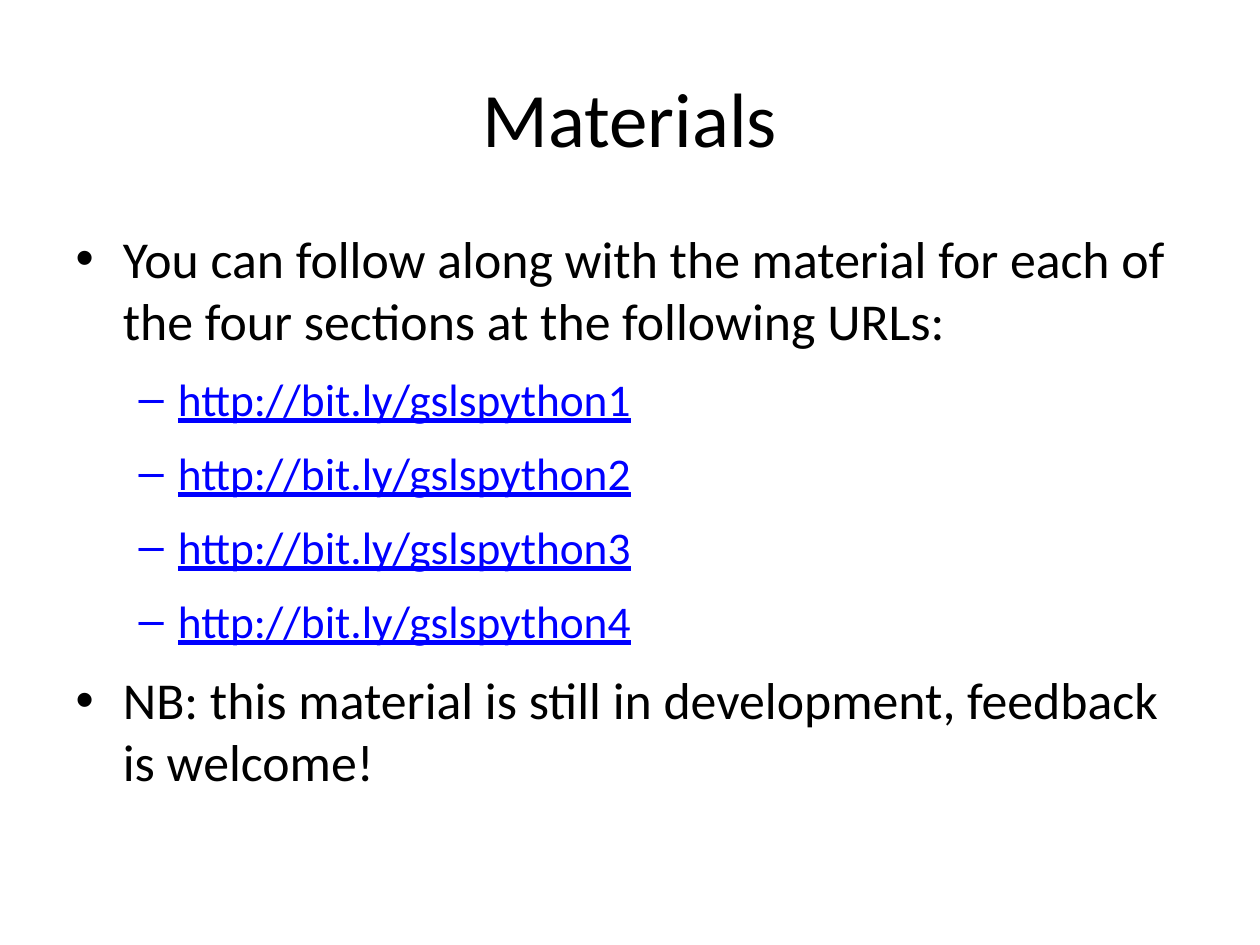
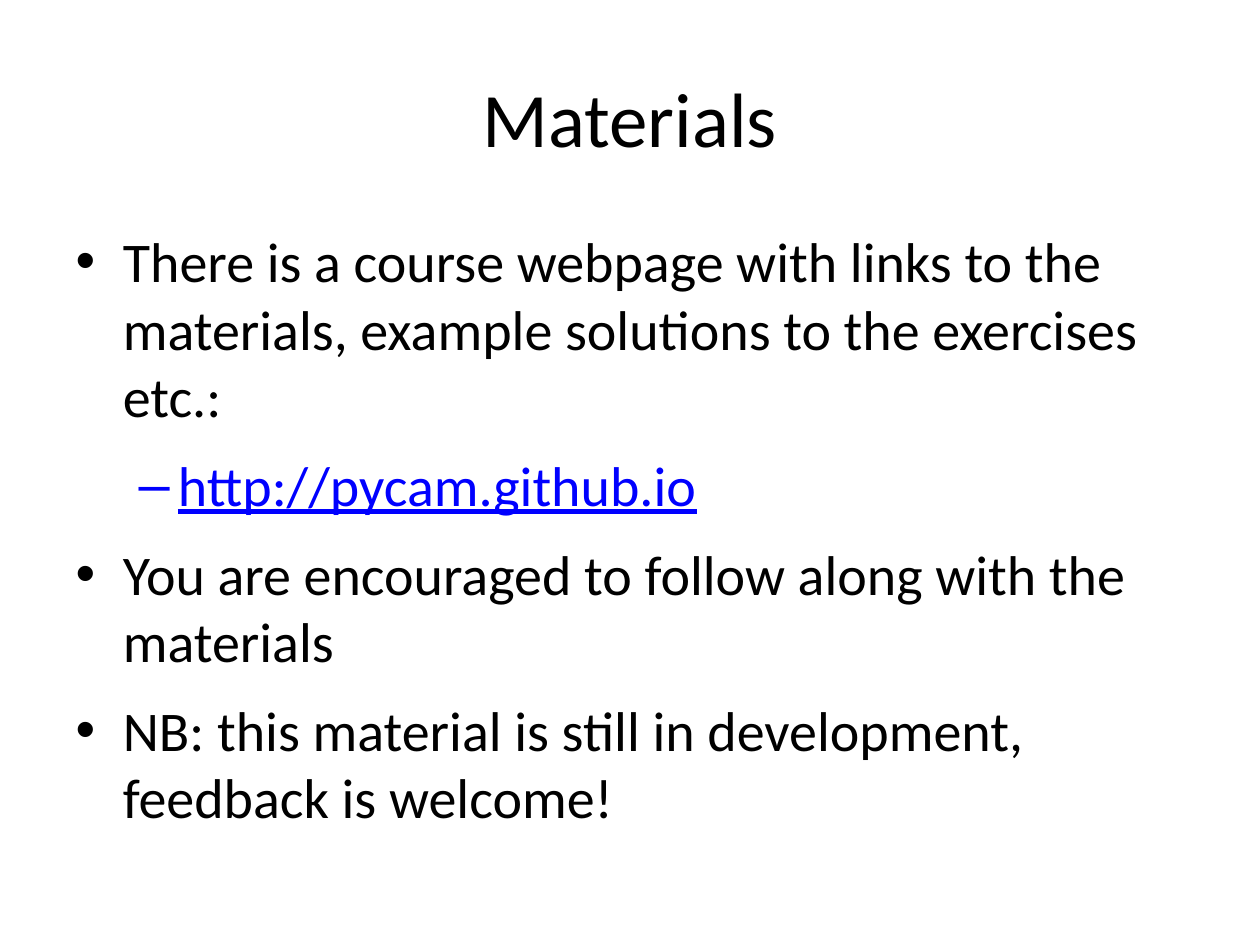
Before and after one commit to pycam/python-basic, a slide deck: slide 4 of course_intro.pptx. Drawn at 1260x945 pixels with LibreOffice and Linux fonts; fonts in the diff are those of the drawing. Boxes give left, top, right and bottom in pixels: in the first picture for what was removed or moved away, otherwise in the second. Text is boxed around its words. In the diff, an @@ line names an element or a change of style, - is before the commit and + after.

Commit message:
added a link to the course webpage

```diff
--- a/course_intro.pptx
+++ b/course_intro.pptx
@@ text at (x1=123, y1=243, x2=1137, y2=663): text changed; size 25.9 to 32 pt; text colour #0000FF to #000000 @@
-• You can follow along with the material for each of the four sections at the following URLs:
-  – http://bit.ly/gslspython1
-  – http://bit.ly/gslspython2
-  – http://bit.ly/gslspython3
-  – http://bit.ly/gslspython4
+• There is a course webpage with links to the materials, example solutions to the exercises etc.:
+  – http://pycam.github.io
+• You are encouraged to follow along with the materials
@@ text at (x1=123, y1=712, x2=1023, y2=819): size 29.6 to 32 pt in "NB: this material is still in development, ..." @@
```
Also in this commit, not shown: 1 other slide changed.
